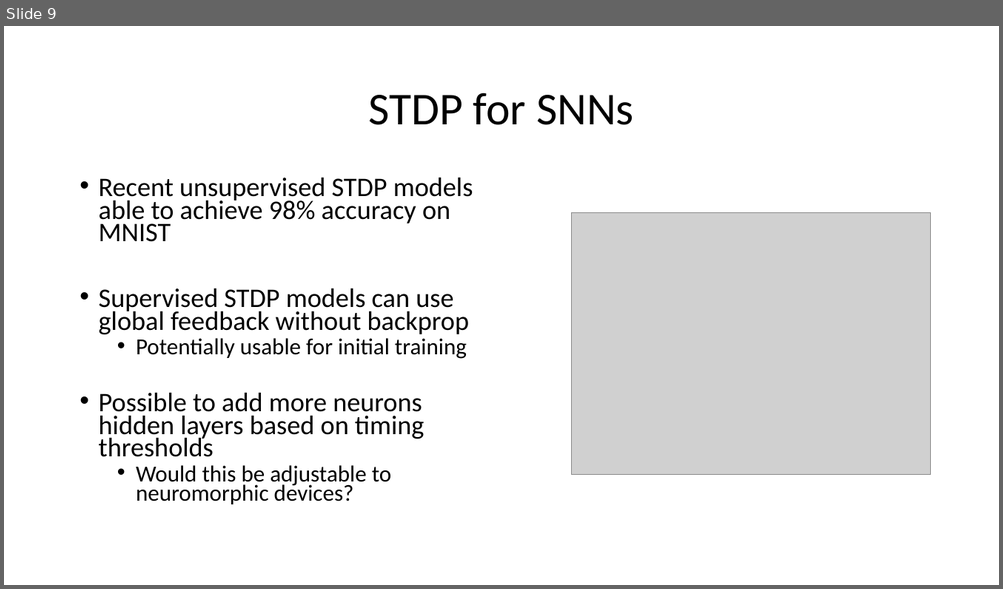
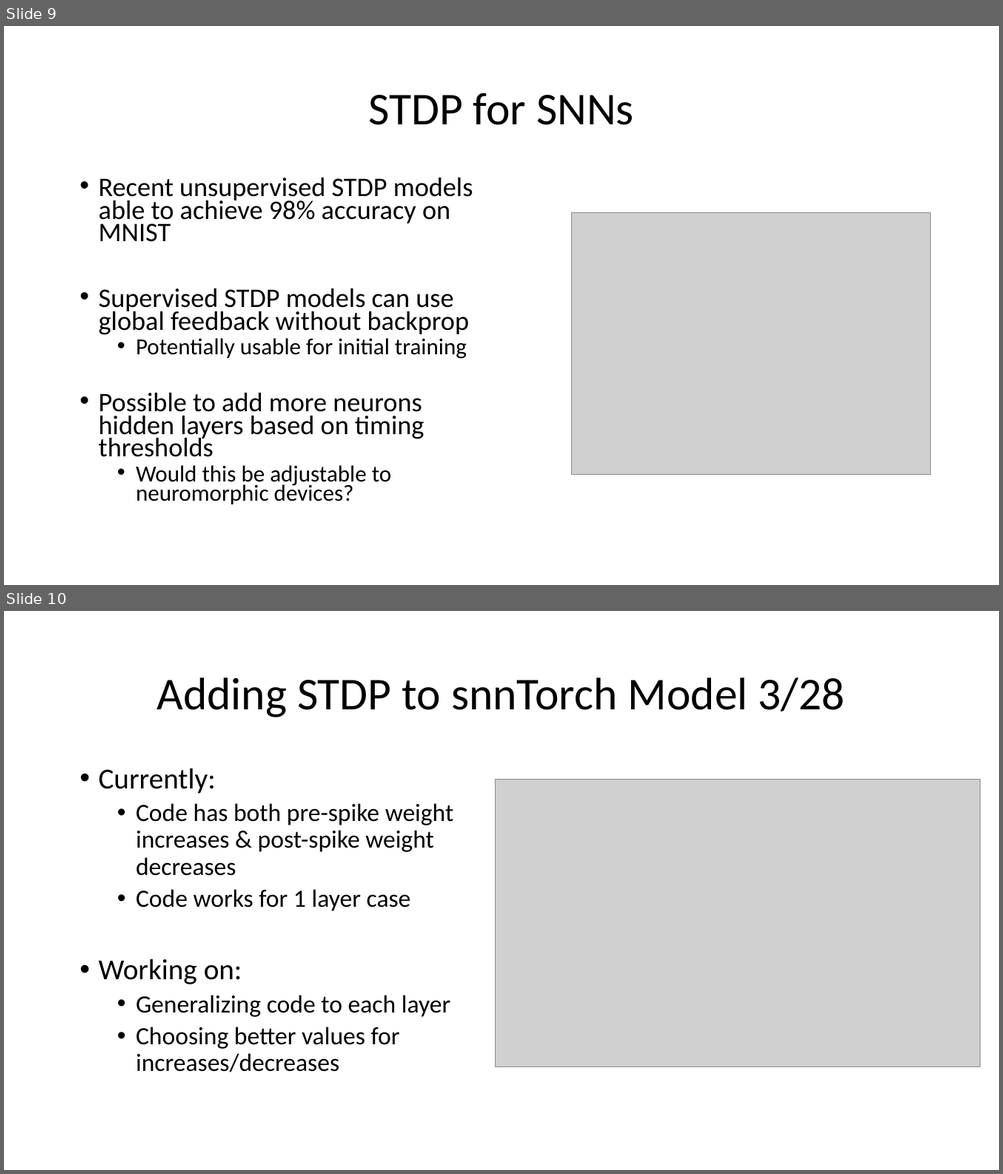
Before and after one commit to tarmst/snn, a slide deck: SNN.pptx. Shown one above the other, each under a label of ours: slide 9 before the commit, slides 9 and 10 after it. The pictures are 1003x589 and 1003x1174 pixels, drawn with LibreOffice and Linux fonts; fonts in the diff are those of the drawing; grey boxes stand for pictures. Boxes give left, top, right and bottom in pixels: in the first picture for what was removed or moved away, otherwise in the second. Text is boxed around its words. In the diff, an @@ line names an element or a change of style, - is before the commit and + after.

```diff
--- a/SNN.pptx
+++ b/SNN.pptx
@@ slide 10 added at box(4, 611, 999, 1170), background #FFFFFF @@
@@ title added at box(156, 678, 845, 718), 44 pt, text #000000 @@
+Adding STDP to snnTorch Model 3/28
@@ text added at box(99, 768, 454, 1073), 24 pt, text #000000 @@
+• Currently:
+  • Code has both pre-spike weight increases & post-spike weight decreases
+  • Code works for 1 layer case
+• Working on:
+  • Generalizing code to each layer
+  • Choosing better values for increases/decreases
@@ picture added at box(495, 780, 980, 1068) @@
```
Also in this commit, not shown: 1 other slide added, 15 other files.
